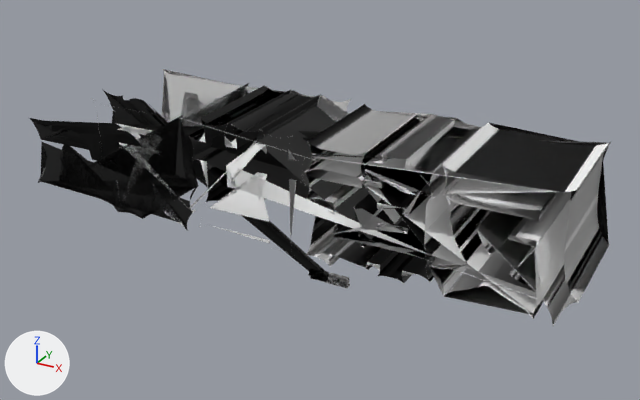
One commit to the OBJ model DirectXGame/Resources/title/title.obj: the scene before it, then after it.
One viewpoint serves both versions: a 50 mm camera at (21.62, -40.42, 25.3) aimed at (-0.87, 0.48, 4.85). The axes (+X, +Y, +Z) are drawn at lower left. The lights are the same throughout. Where no turn or scale is listed for an object, it has been applied to the vertices. Vertices at the same position are counted once.

In view in the first picture: 'テキスト'.
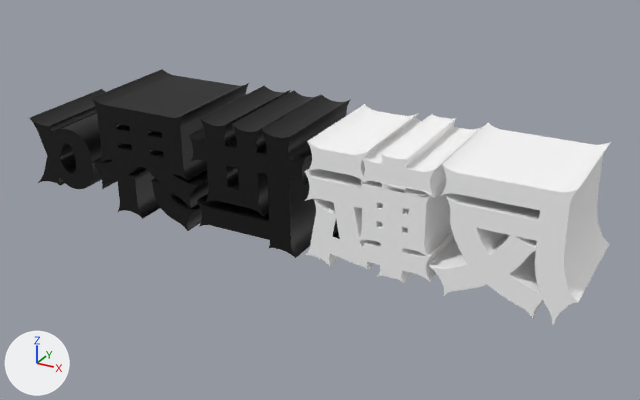
Boxes (x1, y1, x2, y2) around the edits, measured in the pictures (640 x 400 px):
part 1 of me_テキスト, deleted (black)
    before: (102, 89, 350, 288)
part 2 of me_テキスト, surface changed
    both: (164, 85, 611, 324)

What the commit changed:
me_テキスト is used by ob_テキスト; location (0.0, 0.0, 0.0).
me_テキスト had 5932 vertices, 11924 faces and spanned x -19.2..14.9, y -3.5..3.3, z 0.0..10.2.
me_テキスト no longer uses material mat_black (black #000000).
me_テキスト no longer uses material mat_white (white #e7e7e7).
me_テキスト now has 4954 vertices, 9968 faces and spans x -19.2..14.9, y -3.5..3.3, z 2.9..10.2.
me_テキスト part 1: 978 vertices removed from x -1.3..1.3, y -0.2..0.2, z 0.0..0.5.
me_テキスト part 2: 2975 kept faces spanning x -17.5..14.9, y -3.5..3.3, z 2.9..10.2 get new texture (UV) coordinates.
me_テキスト part 3: the surface is now shaded flat.
